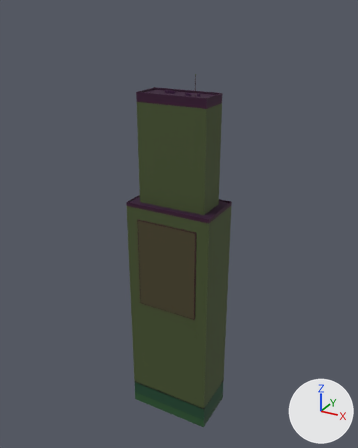
Two versions of the glTF model public/assets/buildings/tower_g.glb, one commit apart.
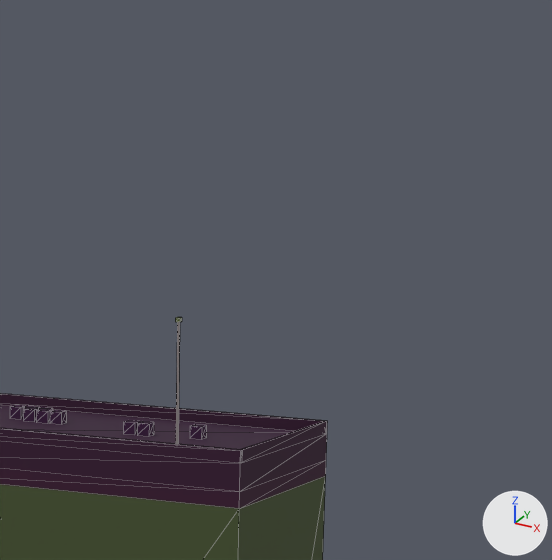
There are two pictures of each version: one whole from a 50 mm lens placed at (102.7, -186.8, 198.7), pointed at (-4.7, 8.4, 101.1), one close up on the part from 46% to 73% of the width and 4% to 26% of the height. Every picture has the same lights, and +X, +Y and +Z are marked at lower right. The last two pictures show the newer version. The close-ups show mesh edges as thin lines. Where no turn or scale is listed for an object, it has been applied to the vertices. Vertices at exactly the same position are counted once.

Objects in the first close-up: 'tower_g'.
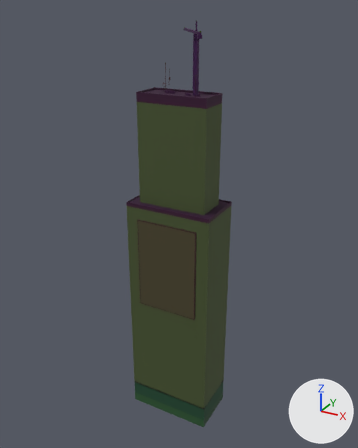
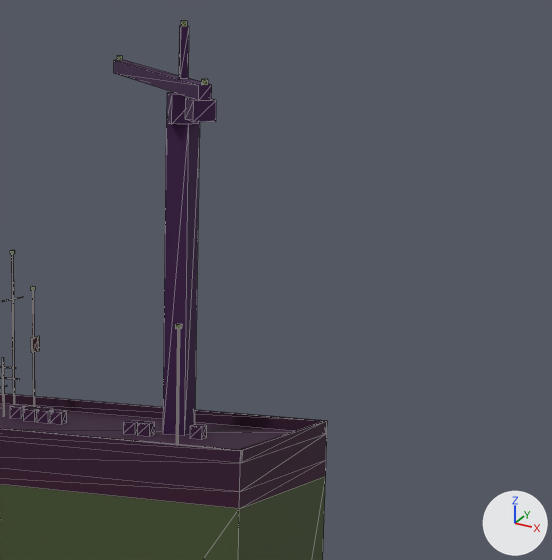
Where the newer file only moved an object's origin or applied its transform, the numbers keep the older frame.

Diff of the bpy script that builds the scene:
```diff
--- a/public/assets/buildings/tower_g.glb.py
+++ b/public/assets/buildings/tower_g.glb.py
@@ me_tower_g @@
 # used by ob_tower_g; location = (0.0, -0.2, 87.0)
-me_tower_g.from_pydata(...)  # 228 vertices, 344 faces; spans x -21.0..21.0, y -12.0..12.0, z -87.0..87.0
+me_tower_g.from_pydata(...)  # 372 vertices, 540 faces; spans x -21.0..21.0, y -12.0..30.0, z -87.0..106.0
+# me_tower_g part 1: the loose piece of 8 vertices spanning x -8.0..-7.0, y 2.0..3.0, z 78.0..79.0 is copied, and the copy is scaled about its middle by (0.0947, 0.117, 10.4), then moved by (0.0, 2.0, 4.0); it spans x -8.0..-7.0, y 5.0, z 78.0..87.0
+# me_tower_g part 2: the loose piece of 8 vertices spanning x -8.0..-7.0, y 2.0..3.0, z 78.0..79.0 is copied, and the copy is scaled about its middle by (0.106, 0.117, 4.91), then moved by (-1.0, 0.0, 2.0); it spans x -9.0, y 3.0, z 78.0..82.0
+# me_tower_g part 3: the loose piece of 8 vertices spanning x -8.0..-7.0, y 2.0..3.0, z 78.0..79.0 is copied, and the copy is scaled about its middle by (0.106, 0.117, 13.3), then moved by (-1.0, 2.0, 6.0); it spans x -9.0, y 5.0, z 78.0..90.0
+# me_tower_g part 4: the loose piece of 8 vertices spanning x 10.0, y -5.0..-4.0, z 87.0 is copied, and the copy is scaled about its middle by (5.12, 4.97, 74), then moved by (-3.0, 7.0, 2.0); it spans x 6.0..7.0, y 2.0..3.0, z 78.0..100.0
+# me_tower_g part 5: the loose piece of 8 vertices spanning x 10.0, y -5.0..-4.0, z 87.0 is copied, and the copy is scaled about its middle by (-1.01, -0.981, 11.8), then moved by (-3.0, 7.0, 18.0); it spans x 6.0..7.0, y 2.0..3.0, z 103.0..106.0
+# me_tower_g part 6: the loose piece of 8 vertices spanning x 10.0, y -5.0..-4.0, z 87.0 is copied, and the copy is moved by (2.0, -1.0, 16.0); it spans x 12.0, y -5.0, z 103.0
+# me_tower_g part 7: 8 vertices moved from x 10.0, y -5.0..-4.0, z 87.0 to x -7.0, y 4.0..5.0, z 82.0..84.0; 32 vertices added at x -14.0..13.0, y -6.0..30.0, z 86.0..103.0
+# me_tower_g part 8: 12 kept faces spanning x -7.0..10.0, y -5.0..5.0, z 82.0..86.0 get new vertex colours; the middle colour goes from green #caff00 to red #ab0000
+# other edits to the shape of me_tower_g do not show in these pictures
 me_tower_g.materials.append(mat_m_facade)
```

Location of each change, [x1, y1, x2, y2] in pixels of the close-ups (552 x 560 px):
'tower_g', reshaped: before [0, 317, 327, 560]; after [0, 21, 327, 560]
part 1 of me_tower_g, added: after [32, 290, 35, 407]
part 2 of me_tower_g, added: after [2, 358, 4, 416]
part 3 of me_tower_g, added: after [11, 254, 15, 405]
part 4 of me_tower_g, added: after [163, 123, 200, 435]
part 5 of me_tower_g, added: after [179, 26, 189, 79]
part 6 of me_tower_g, added: after [201, 79, 208, 85]
part 7 of me_tower_g, built on: after [32, 60, 216, 444]
part 8 of me_tower_g, recoloured: before [175, 317, 182, 322]; after [31, 324, 181, 352]
